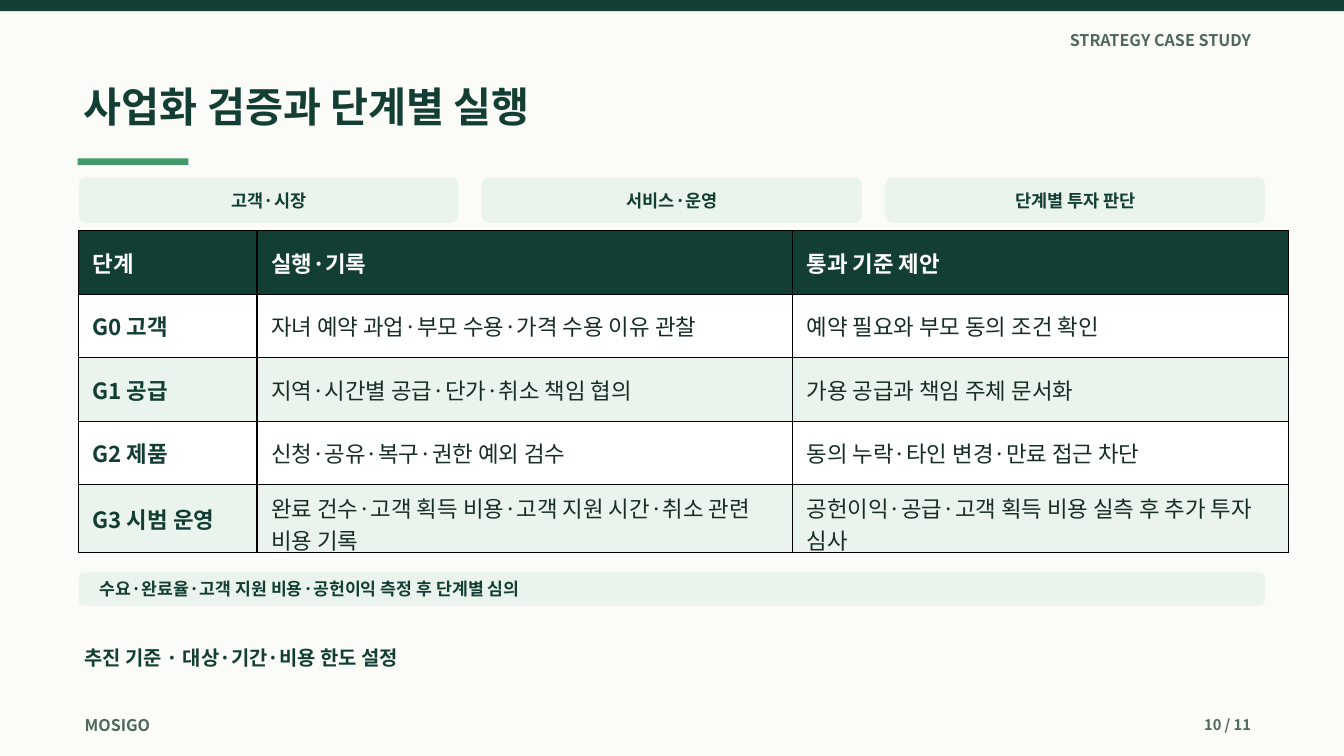
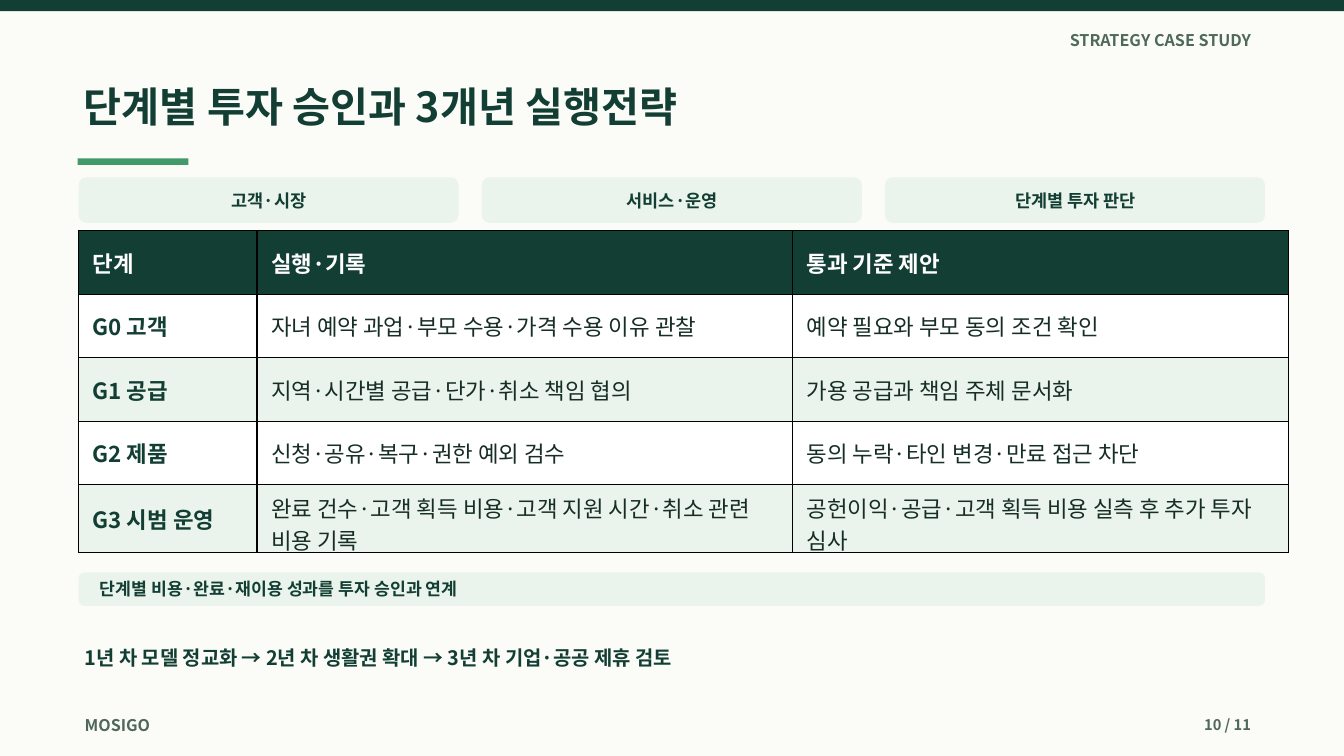
Before and after one commit to dohyunkimmm/mosigo-case-study, a slide deck: slide 10 of downloads/mosigo_report.pptx. Drawn at 1344x756 pixels with LibreOffice and Linux fonts; fonts in the diff are those of the drawing. Boxes give left, top, right and bottom in pixels: in the first picture for what was removed or moved away, otherwise in the second. Text is boxed around its words. In the diff, an @@ line names an element or a change of style, - is before the commit and + after.

```diff
--- a/downloads/mosigo_report.pptx
+++ b/downloads/mosigo_report.pptx
@@ text at [84,87,678,126]: text changed @@
-사업화 검증과 단계별 실행
+단계별 투자 승인과 3개년 실행전략
@@ text at [100,580,458,597]: text changed @@
-수요·완료율·고객 지원 비용·공헌이익 측정 후 단계별 심의
+단계별 비용·완료·재이용 성과를 투자 승인과 연계
@@ text at [85,648,672,667]: text changed @@
-추진 기준 · 대상·기간·비용 한도 설정
+1년 차 모델 정교화 → 2년 차 생활권 확대 → 3년 차 기업·공공 제휴 검토
```
Also in this commit, not shown: 7 other slides changed, 17 other files.
